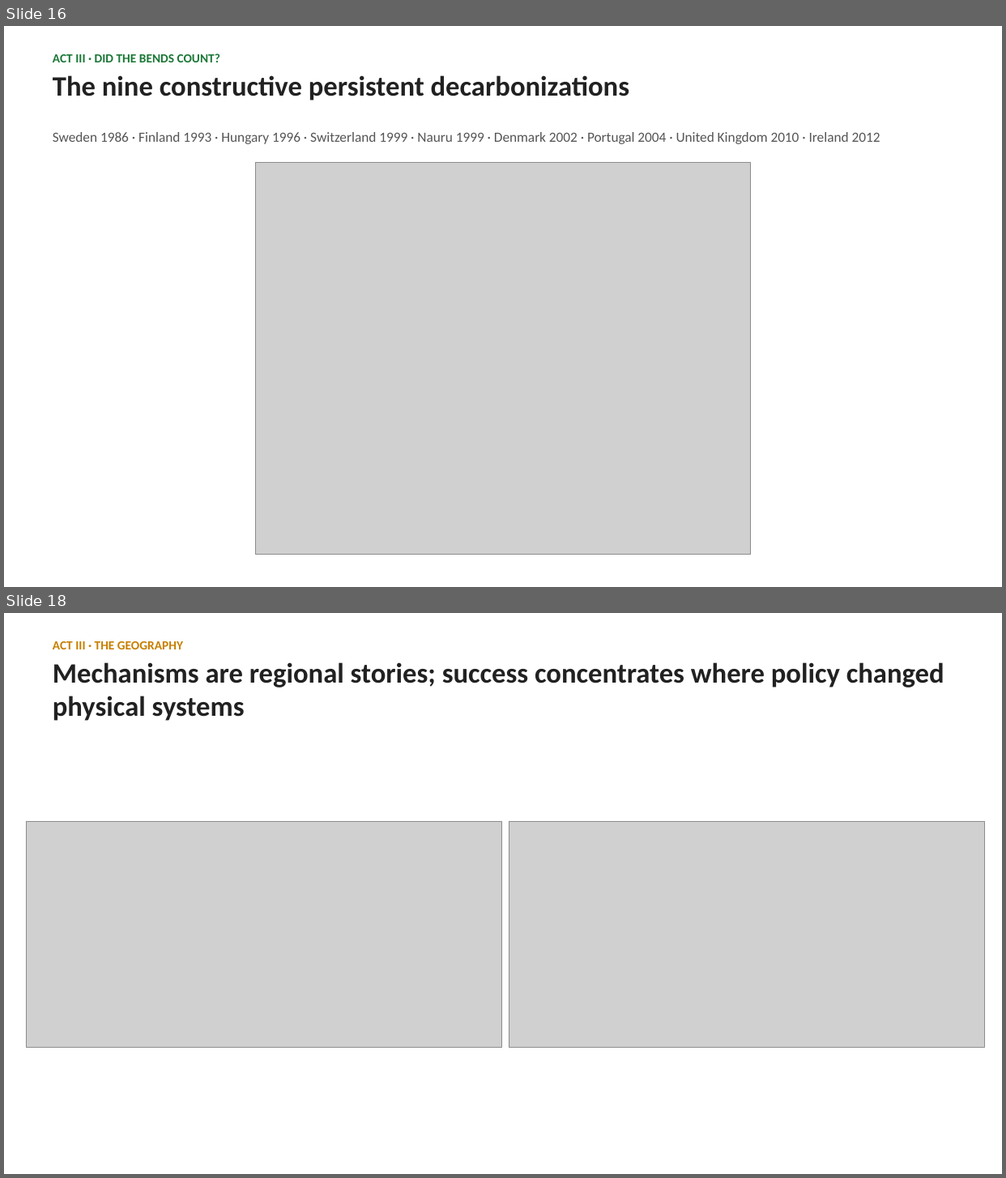
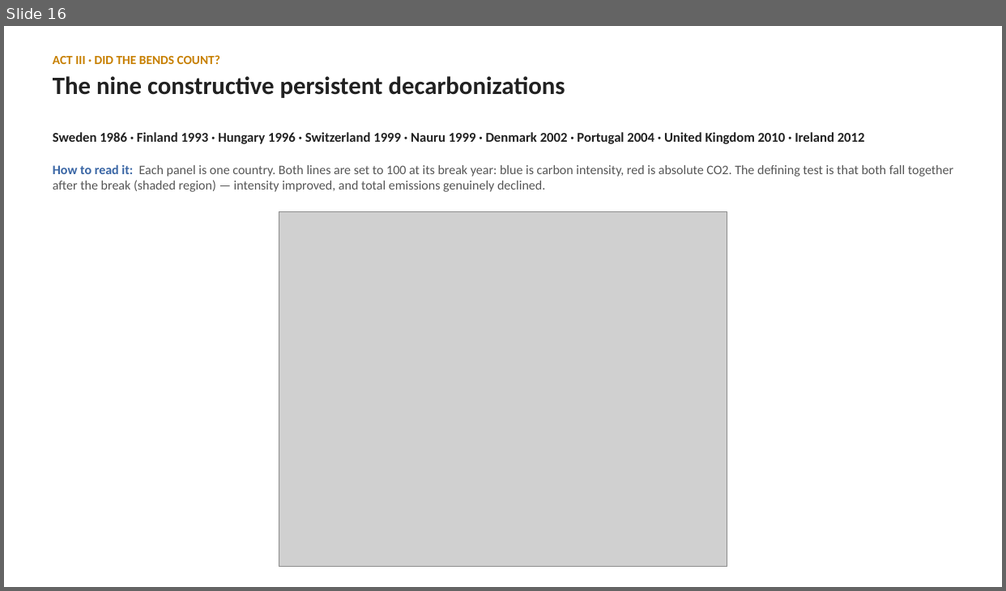
Before and after one commit to cwejnert/HDI-Happiness, a slide deck: carbon_breakpoints_takeaway_figures/what_bends_the_curve_final.pptx. Shown one above the other, each under a label of ours: slides 16 and 18 before the commit, slide 16 after it; the slides between them are not shown. The pictures are 1006x1178 and 1006x591 pixels, drawn with LibreOffice and Linux fonts; fonts in the diff are those of the drawing; grey boxes stand for pictures. Boxes give left, top, right and bottom in pixels: in the first picture for what was removed or moved away, otherwise in the second. Text is boxed around its words. In the diff, an @@ line names an element or a change of style, - is before the commit and + after.

```diff
--- a/carbon_breakpoints_takeaway_figures/what_bends_the_curve_final.pptx
+++ b/carbon_breakpoints_takeaway_figures/what_bends_the_curve_final.pptx
@@ slide 18 removed at [4, 613, 1002, 1174], background #FFFFFF @@
@@ text removed at [53, 641, 944, 721] @@
-ACT III · THE GEOGRAPHY
-Mechanisms are regional stories; success concentrates where policy changed physical systems
@@ picture removed at [27, 822, 502, 1048] @@
@@ picture removed at [509, 822, 985, 1048] @@
@@ slide 16 changed as well @@
@@ text "ACT III · DID THE ..." at [53, 55, 565, 98]: text colour #1B7837 to #C77F00 in "ACT III · DID THE BENDS COUNT?"; size 27 to 24 pt in "The nine constructive persistent decarbonizations" @@
@@ text "Sweden 1986 · Finland 1993 ..." at [53, 132, 865, 144]: size 13.5 to 13 pt, text colour #555555 to #212121, bold on @@
@@ text added at [53, 165, 953, 192], 12.5 pt, text #555555 @@
+How to read it: Each panel is one country. Both lines are set to 100 at its break year: blue is carbon intensity, red is absolute CO2. The defining test is that both fall together after the break (shaded region) — intensity improved, and total emissions genuinely declined.
@@ picture: place and size @@
-picture at [256, 162, 751, 555]
+picture at [279, 211, 727, 566]
```
Also in this commit, not shown: 15 other slides changed, 5 slides added, 4 other slides removed, 2 other files.
